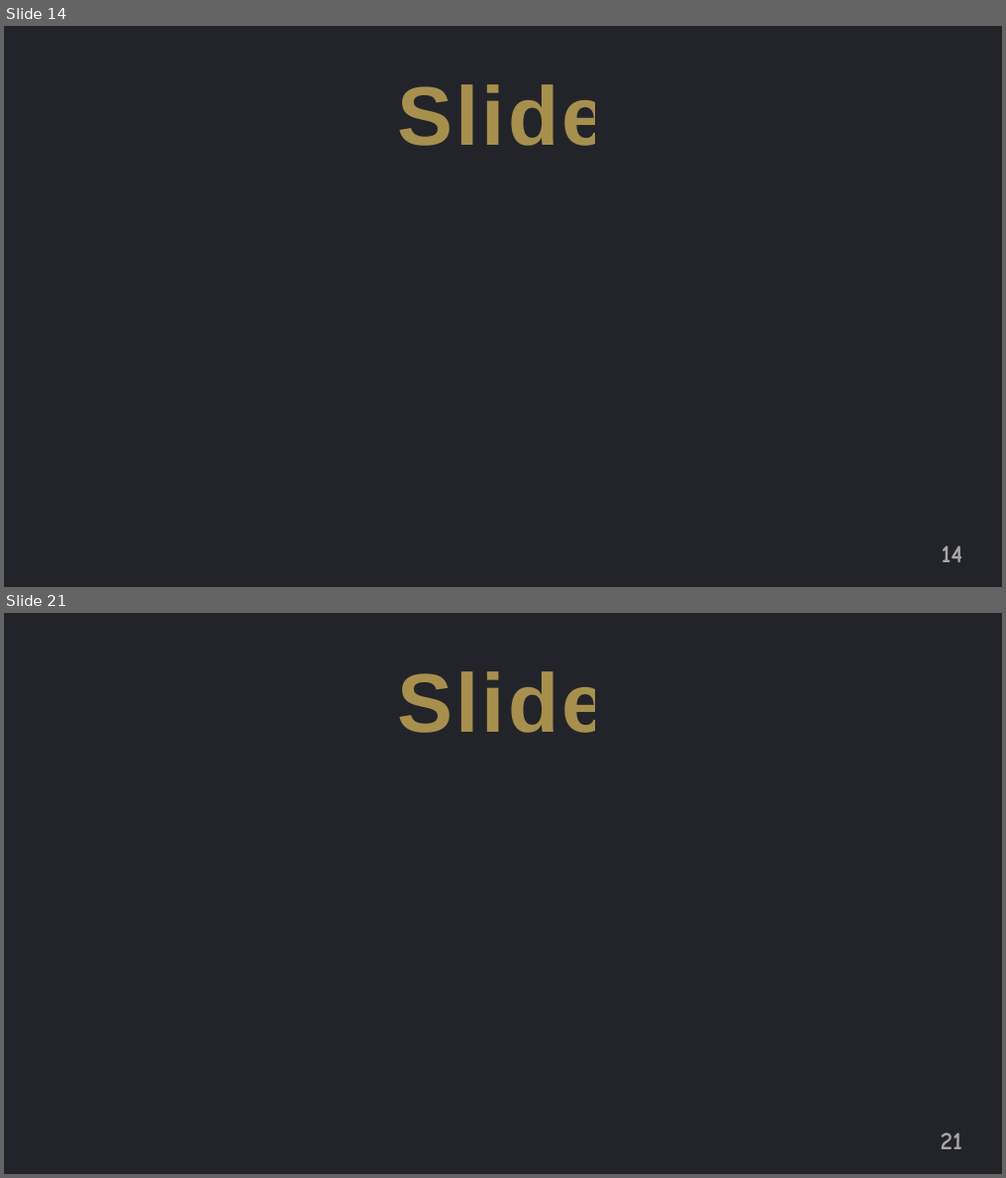
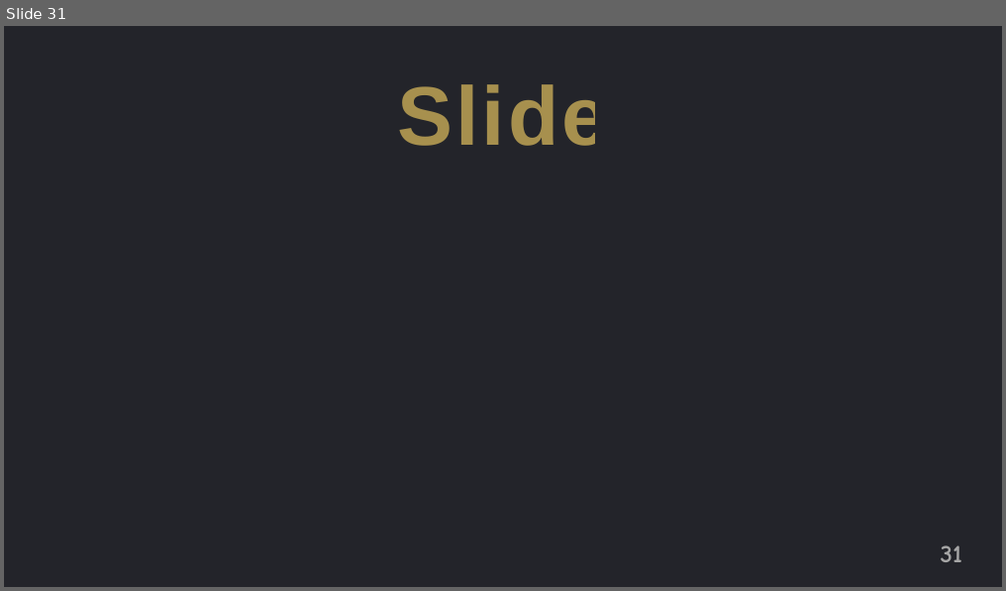
Before and after one commit to jguo108/My-Programming-Courses, a slide deck: Scratch for Newbies/Level2/1 Knock Knock/Note/Notes.pptx. Shown one above the other, each under a label of ours: slides 14 and 21 before the commit, slide 31 after it; the slides between them are not shown. The pictures are 1006x1178 and 1006x591 pixels, drawn with LibreOffice and Linux fonts; fonts in the diff are those of the drawing. Boxes give left, top, right and bottom in pixels: in the first picture for what was removed or moved away, otherwise in the second. Text is boxed around its words. In the diff, an @@ line names an element or a change of style, - is before the commit and + after.

```diff
--- a/Scratch for Newbies/Level2/1 Knock Knock/Note/Notes.pptx
+++ b/Scratch for Newbies/Level2/1 Knock Knock/Note/Notes.pptx
@@ slide 14 removed at (4, 26, 1002, 587), background #FFFFFF @@
@@ rectangle removed at (4, 26, 1002, 587) @@
@@ text removed at (397, 84, 608, 146) @@
-Slide
@@ page number removed at (942, 546, 962, 563) @@
-14
@@ what was slide 21 is now slide 31 @@
@@ page number at (941, 546, 962, 563): text changed @@
-21
+31
```
Also in this commit, not shown: 2 slides changed, 19 slides added, 8 other slides removed, 24 other files.
